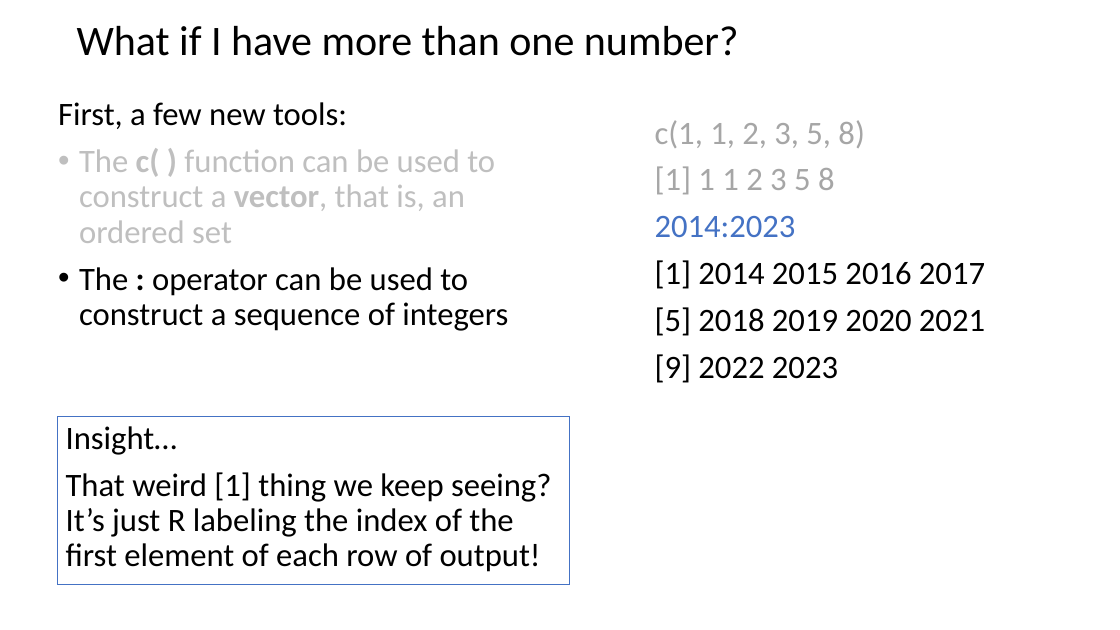
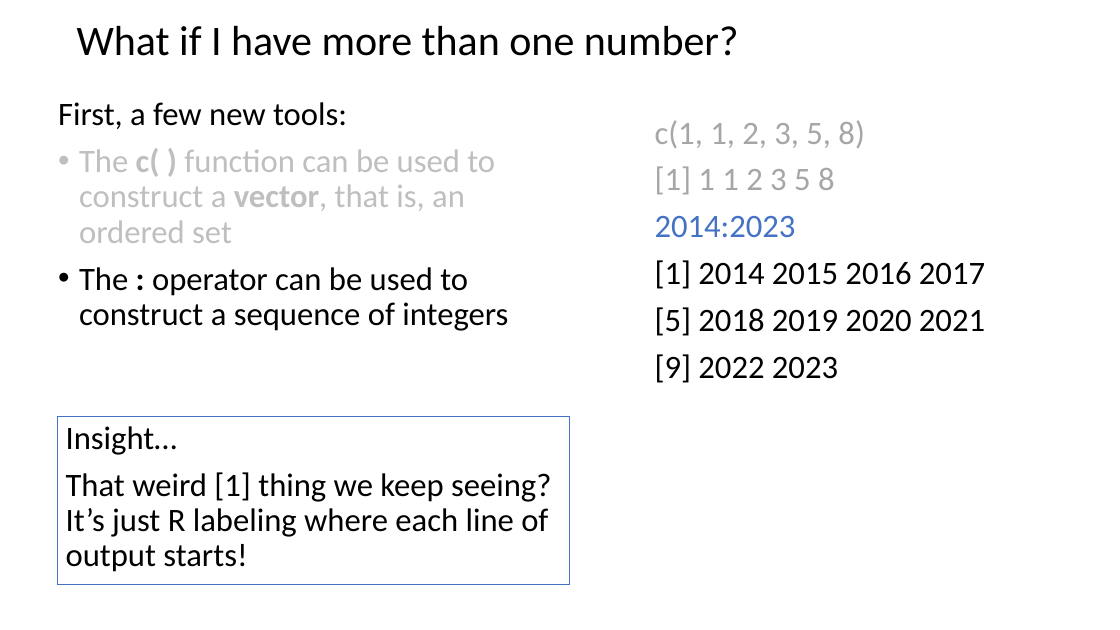
Before and after one commit to justinpriest/ADFG_R_Intro_Workshop, a slide deck: slide 16 of presentations/3 - Programming Basics 1 - Poke the Box.pptx. Drawn at 1120x630 pixels with LibreOffice and Linux fonts; fonts in the diff are those of the drawing. Boxes give left, top, right and bottom in pixels: in the first picture for what was removed or moved away, otherwise in the second. Text is boxed around its words. In the diff, an @@ line names an element or a change of style, - is before the commit and + after.

```diff
--- a/presentations/3 - Programming Basics 1 - Poke the Box.pptx
+++ b/presentations/3 - Programming Basics 1 - Poke the Box.pptx
@@ text in rectangle at bbox=[66, 472, 551, 572]: text changed @@
-That weird [1] thing we keep seeing? It’s just R labeling the index of the first element of each row of output!
+That weird [1] thing we keep seeing? It’s just R labeling where each line of output starts!
```
Also in this commit, not shown: 4 other slides changed, 12 other files.
